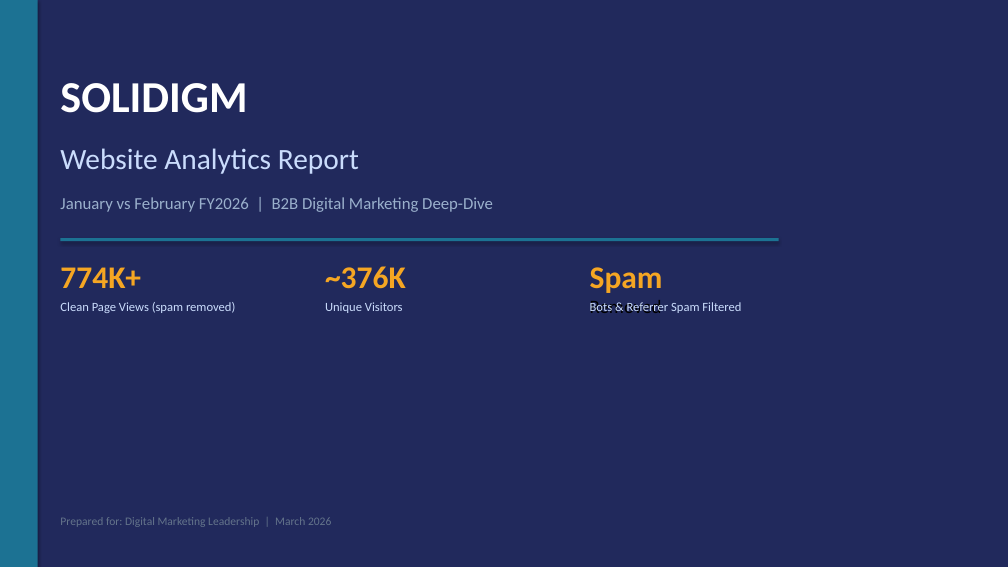
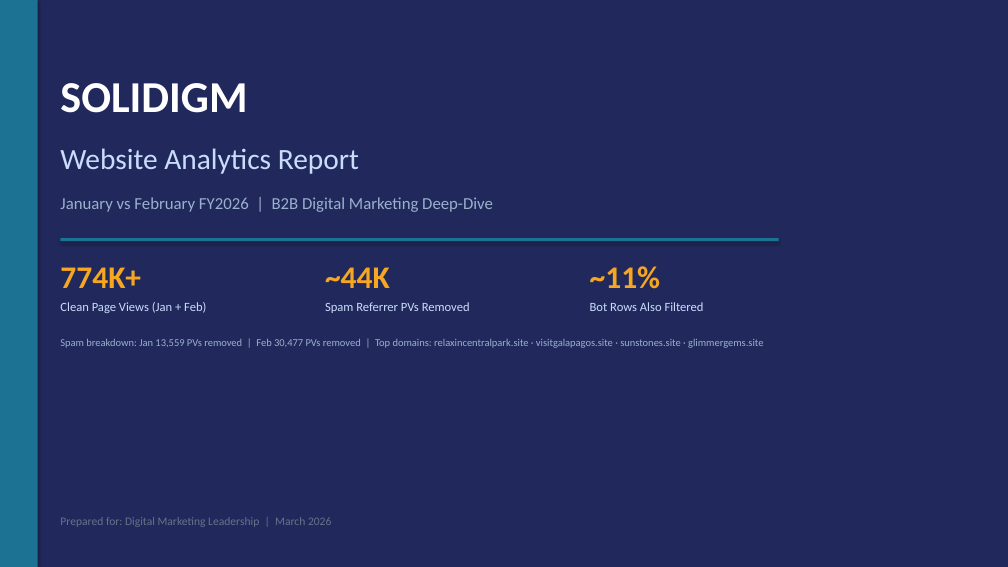
Before and after one commit to durgaguthi/AI, a slide deck: slide 1 of webanalytics/Solidigm_Analytics_Report_JanFeb_FY26.pptx. Drawn at 1008x567 pixels with LibreOffice and Linux fonts; fonts in the diff are those of the drawing. Boxes give left, top, right and bottom in pixels: in the first picture for what was removed or moved away, otherwise in the second. Text is boxed around its words. In the diff, an @@ line names an element or a change of style, - is before the commit and + after.

```diff
--- a/webanalytics/Solidigm_Analytics_Report_JanFeb_FY26.pptx
+++ b/webanalytics/Solidigm_Analytics_Report_JanFeb_FY26.pptx
@@ text at [325,267,390,288]: text changed @@
-~376K
+~44K
@@ text at [590,266,661,289]: text changed; size 18 to 30 pt; text colour #000000 to #F5A623; bold on @@
-Spam
-Removed
+~11%
@@ text at [60,302,206,313]: text changed @@
-Clean Page Views (spam removed)
+Clean Page Views (Jan + Feb)
@@ text at [325,302,470,313]: text changed @@
-Unique Visitors
+Spam Referrer PVs Removed
@@ text at [590,302,704,311]: text changed @@
-Bots & Referrer Spam Filtered
+Bot Rows Also Filtered
@@ text added at [60,339,763,348], 10 pt, text #9AB0CC @@
+Spam breakdown: Jan 13,559 PVs removed | Feb 30,477 PVs removed | Top domains: relaxincentralpark.site · visitgalapagos.site · sunstones.site · glimmergems.site
```
Also in this commit, not shown: 2 other files.
